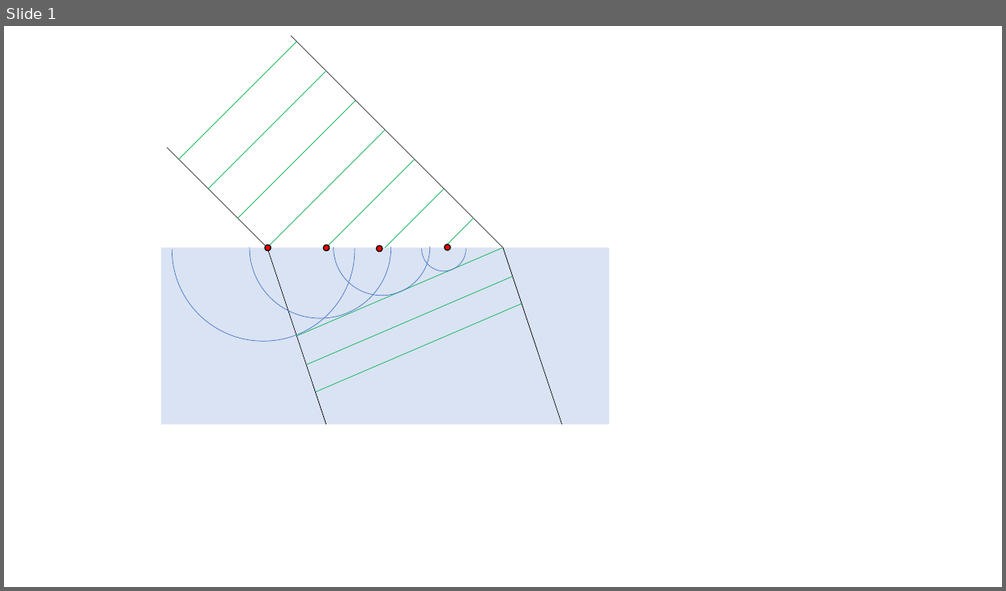
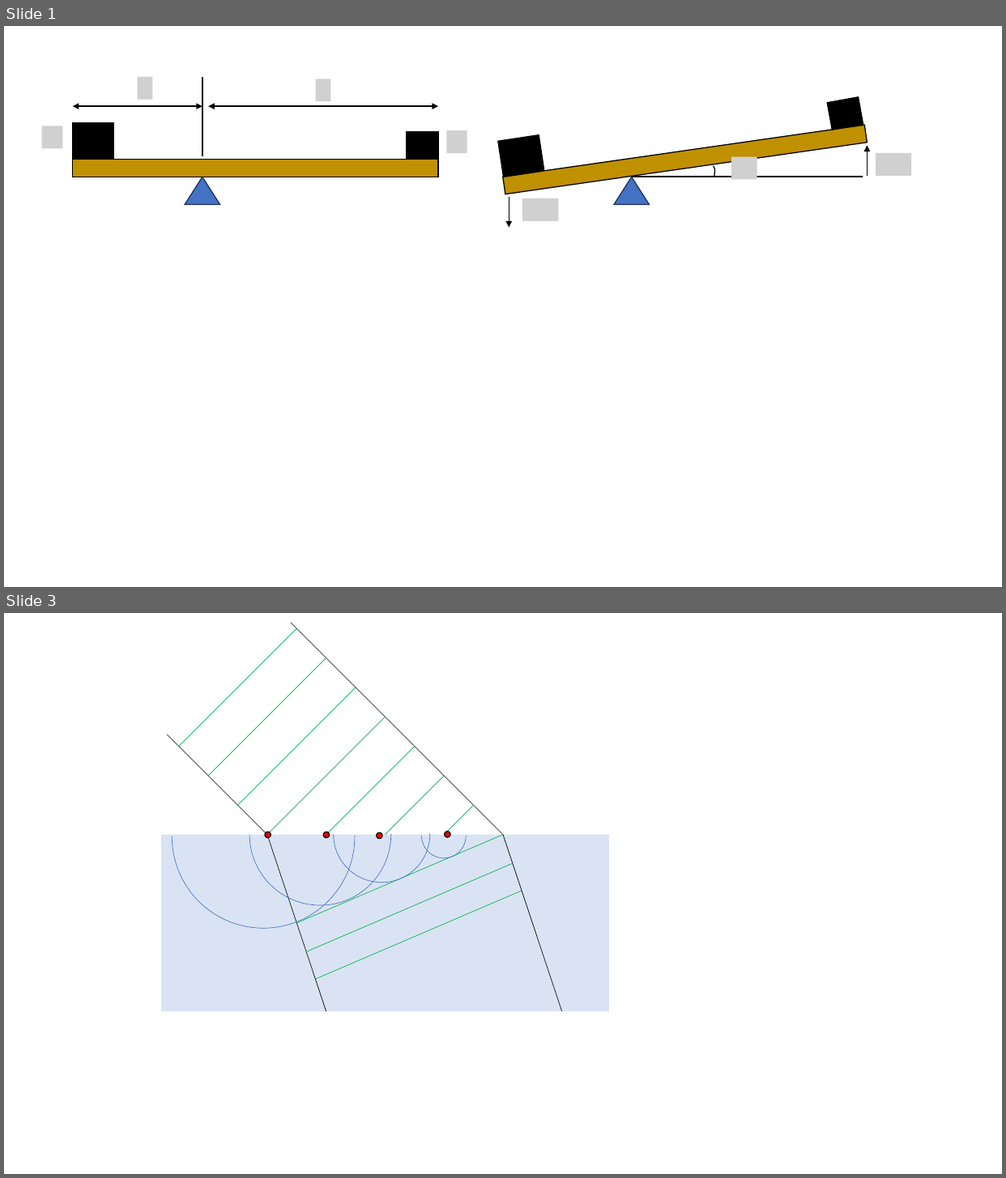
Before and after one commit to kaityo256/classical_mechanics, a slide deck: virtual_work/fig/fig.pptx. Shown one above the other, each under a label of ours: slide 1 before the commit, slides 1 and 3 after it; the slides between them are not shown. The pictures are 1006x591 and 1006x1178 pixels, drawn with LibreOffice and Linux fonts; fonts in the diff are those of the drawing; grey boxes stand for pictures. Boxes give left, top, right and bottom in pixels: in the first picture for what was removed or moved away, otherwise in the second. Text is boxed around its words. In the diff, an @@ line names an element or a change of style, - is before the commit and + after.

```diff
--- a/virtual_work/fig/fig.pptx
+++ b/virtual_work/fig/fig.pptx
@@ slide 1 added at <box>4,26,1002,587</box>, background #FFFFFF @@
@@ picture added at <box>138,77,152,100</box> @@
@@ line added from (202, 157) to (202, 77), #000000 1 pt @@
@@ picture added at <box>315,79,330,101</box> @@
@@ rectangle added at <box>828,96,863,130</box>, fill #000000, outline #000000 1 pt @@
@@ double arrow added from (202, 106) to (73, 106), #000000 1.5 pt @@
@@ double arrow added from (438, 106) to (208, 106), #000000 1.5 pt @@
@@ picture added at <box>41,126,62,149</box> @@
@@ rectangle added at <box>73,123,114,160</box>, fill #000000, outline #000000 1 pt @@
@@ rectangle added at <box>407,131,438,160</box>, fill #000000, outline #000000 1 pt @@
@@ picture added at <box>446,130,467,153</box> @@
@@ rectangle added at <box>498,135,544,177</box>, fill #000000, outline #000000 1 pt @@
@@ rectangle added at <box>503,125,867,195</box>, fill #BF9000, outline #000000 1 pt @@
@@ arrow added from (867, 176) to (867, 146), #000000 0.5 pt @@
@@ rectangle added at <box>73,160,438,177</box>, fill #BF9000, outline #000000 1 pt @@
@@ freeform shape added at <box>710,166,717,177</box>, outline #000000 1 pt @@
@@ picture added at <box>731,157,757,179</box> @@
@@ picture added at <box>876,153,911,176</box> @@
@@ triangle added at <box>185,177,219,205</box>, fill #4472C4, outline #1E3256 1 pt @@
@@ triangle added at <box>614,177,650,205</box>, fill #4472C4, outline #1E3256 1 pt @@
@@ line added from (632, 177) to (863, 177), #000000 1.5 pt @@
@@ arrow added from (509, 197) to (509, 228), #000000 0.5 pt @@
@@ picture added at <box>522,199,558,220</box> @@
@@ what was slide 1 is now slide 3 @@
```
Also in this commit, not shown: 1 other slide added, 11 other files.
